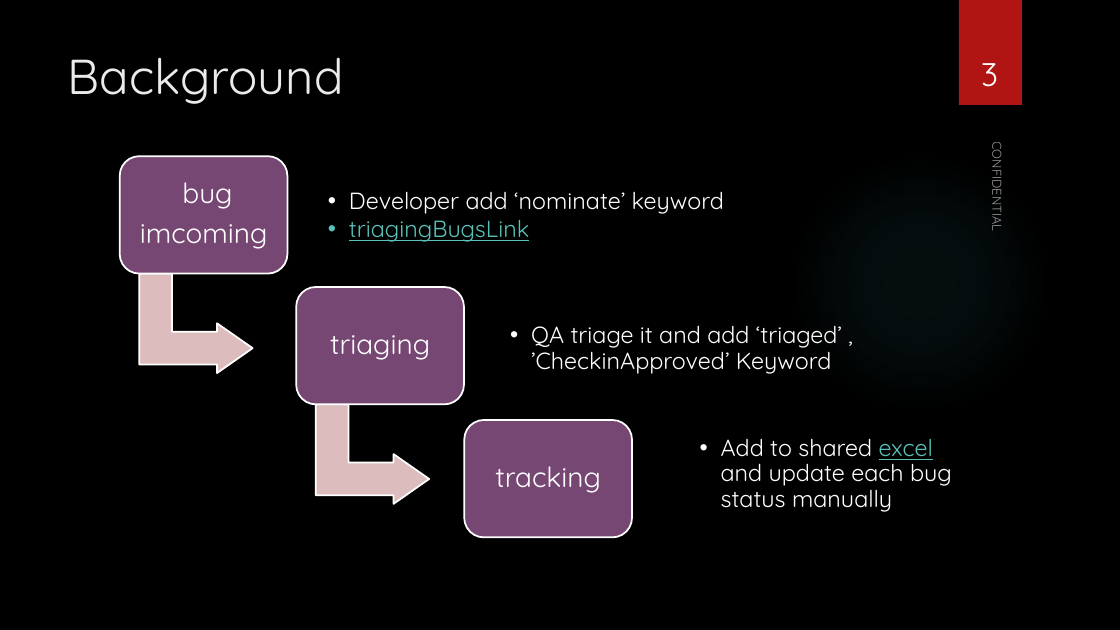
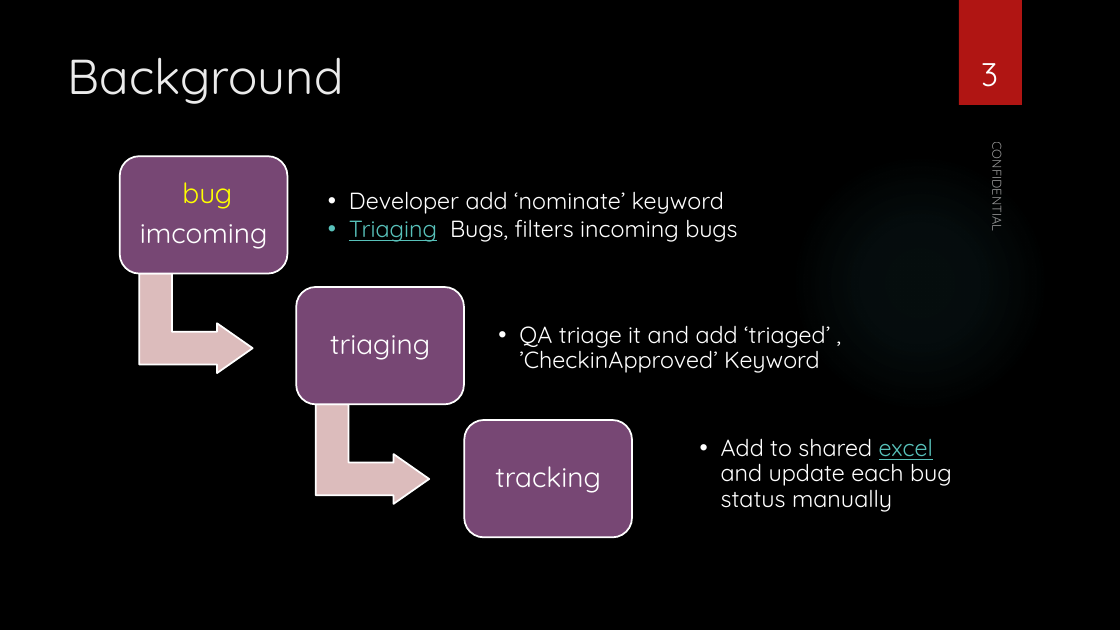
Before and after one commit to vieri1983/triage_tracking, a slide deck: slide 3 of Triage-Tracking-System.pptx. Drawn at 1120x630 pixels with LibreOffice and Linux fonts; fonts in the diff are those of the drawing; background and template pictures are left out. Boxes give left, top, right and bottom in pixels: in the first picture for what was removed or moved away, otherwise in the second. Text is boxed around its words. In the diff, an @@ line names an element or a change of style, - is before the commit and + after.

```diff
--- a/Triage-Tracking-System.pptx
+++ b/Triage-Tracking-System.pptx
@@ text at bbox=[182, 182, 232, 209]: text colour #FFFFFF to #FFFF00 in "bug" @@
@@ text at bbox=[349, 213, 737, 242]: text changed; text colour #58C1BA to #FFFFFF @@
-  •• triagingBugsLink
+  •• Triaging Bugs, filters incoming bugs
@@ text "QA triage it and add ...": place and size @@
-text "QA triage it and add ..." at bbox=[531, 326, 842, 374]
+text "QA triage it and add ..." at bbox=[519, 325, 830, 373]
```
Also in this commit, not shown: 9 other slides changed, 8 other files.
